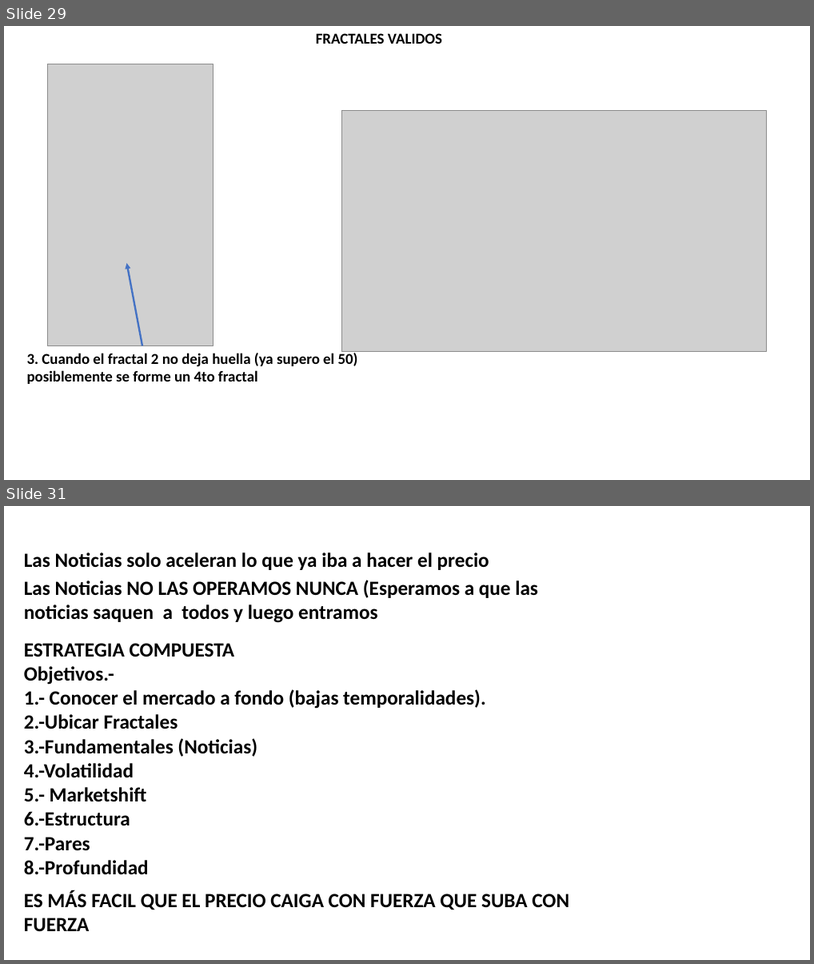
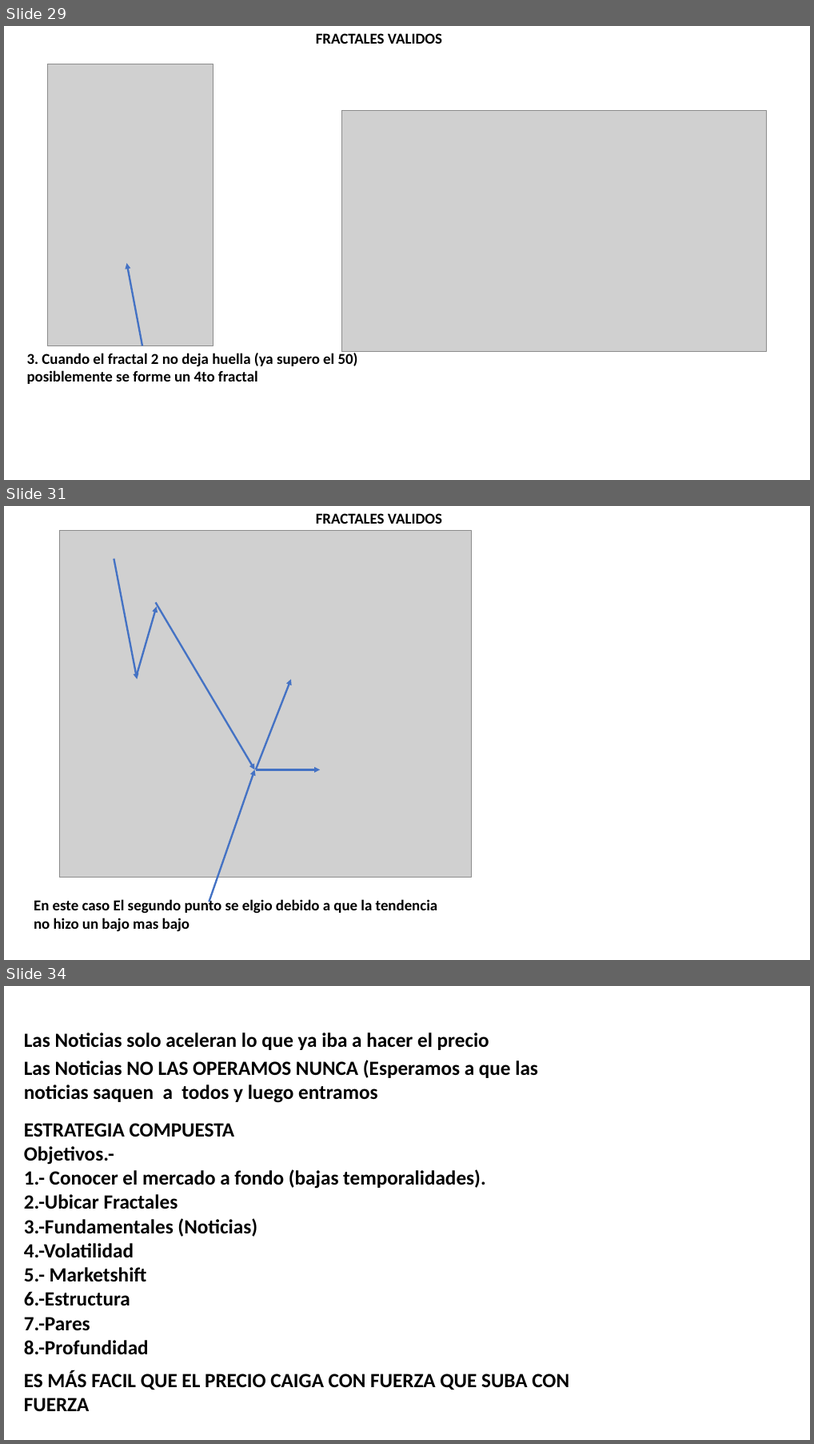
Before and after one commit to Edd1eware/Yields_Academy, a slide deck: Manual_YIELDS_ACADEMY.pptx. Shown one above the other, each under a label of ours: slides 29 and 31 before the commit, slides 29, 31 and 34 after it; the slides between them are not shown. The pictures are 814x964 and 814x1444 pixels, drawn with LibreOffice and Linux fonts; fonts in the diff are those of the drawing; grey boxes stand for pictures. Boxes give left, top, right and bottom in pixels: in the first picture for what was removed or moved away, otherwise in the second. Text is boxed around its words. In the diff, an @@ line names an element or a change of style, - is before the commit and + after.

```diff
--- a/Manual_YIELDS_ACADEMY.pptx
+++ b/Manual_YIELDS_ACADEMY.pptx
@@ slide 31 added at [4,506,810,960], background #FFFFFF @@
@@ text added at [316,513,442,524], 18 pt, text #000000, bold @@
+FRACTALES VALIDOS
@@ picture added at [59,530,471,877] @@
@@ arrow added from (114, 559) to (137, 679), #4472C4 2.25 pt @@
@@ arrow added from (137, 673) to (157, 607), #4472C4 2.25 pt @@
@@ arrow added from (156, 602) to (255, 770), #4472C4 2.25 pt @@
@@ arrow added from (256, 770) to (291, 679), #4472C4 2.25 pt @@
@@ arrow added from (209, 902) to (255, 770), #4472C4 2.25 pt @@
@@ arrow added from (256, 770) to (320, 770), #4472C4 2.25 pt @@
@@ text added at [34,898,438,932], 18 pt, text #000000, bold @@
+En este caso El segundo punto se elgio debido a que la tendencia no hizo un bajo mas bajo
@@ what was slide 31 is now slide 34 @@
```
Also in this commit, not shown: 1 slide changed, 2 other slides added.
